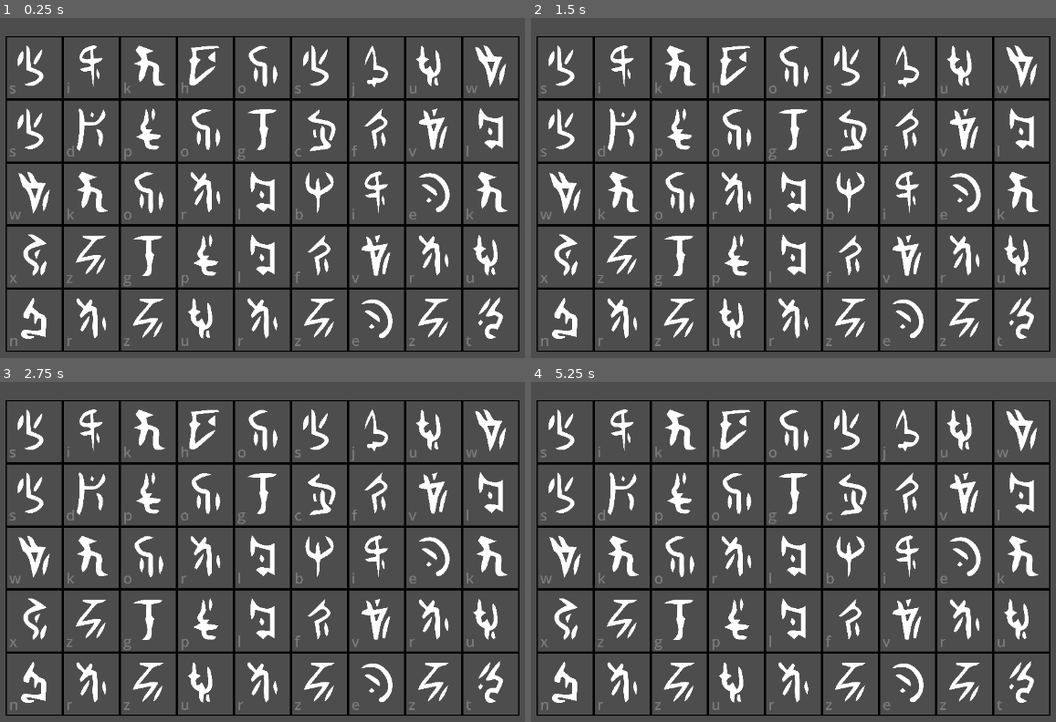
Above: before the commit, frames 1-4 (two rows, left to right).
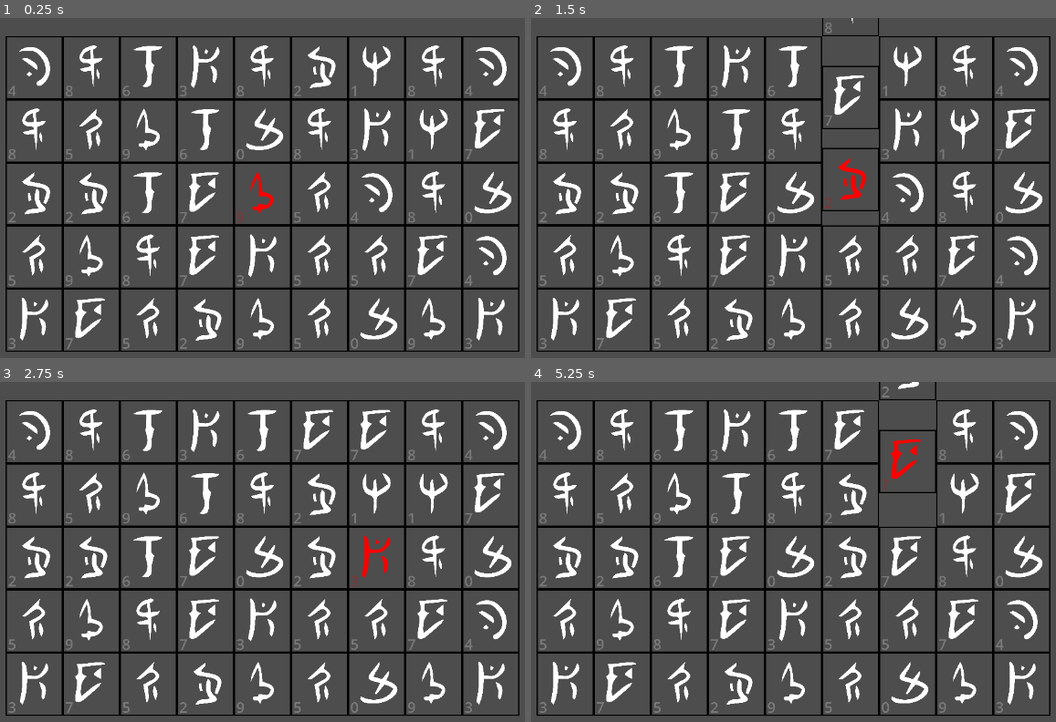
Above: after the commit, the same moments.

Repository: bjornarprytz/unsummon
Game: Godot game, scene res://main.tscn
Same seed, same stepped clock (60 frames per second), same inputs: the game is played once before the commit and once after it.
Inputs:
- Up to frame 1 (0.25 s): no input
- Up to frame 2 (1.5 s): tap Enter at 0.5, 0.6 s; hold Right 0.53-1.28 s; tap Space at 0.77, 1.07 s; tap Backspace at 0.8, 1.35 s; hold Down from 1.28 s (still down)
- Up to frame 3 (2.75 s): tap Space at 1.52, 1.55, 1.82, 2.1 s; release Down at 2.03 s; hold Right from 2.03 s (still down); tap Enter at 2.3 s
- Up to frame 4 (5.25 s): release Right at 2.78 s; hold Up 2.78-3.53 s; tap Enter at 2.85, 4.35, 5 s; tap Space at 3.02, 3.32, 3.77, 3.8, 4.07, 4.25, 4.52, 4.82 s; tap Backspace at 3.05, 3.6, 5.1 s; hold Left 3.53-5.03 s; hold Down from 5.03 s (still down)

The runs differ from the first frame. In frame 1, 14% of the frame differs, in the area x 1-98%, y 8-98%; in frame 2, 15%, in the area x 1-98%, y 0-98%; in frame 3, 14%; in frame 4, 14%.
Error before the commit: Invalid call. Nonexistent function 'is_valid' in base 'RefCounted (Spell)'. (res://data/player.gd:28)

Commit message:
move tiles

Diff:
--- a/src/data/language.gd
+++ b/src/data/language.gd
@@ -1,7 +1,7 @@
 class_name Language
 extends Resource
 
-static var _alphabet = ["a", "b", "c", "d", "e", "f", "g", "h", "i", "j", "k", "l", "m", "n", "o", "p", "q", "r", "s", "t", "u", "v", "w", "x", "y", "z"]
+static var _alphabet = ["a", "b", "c", "d", "e", "f", "g", "h", "i", "j"] # , "k", "l", "m", "n", "o", "p", "q", "r", "s", "t", "u", "v", "w", "x", "y", "z"]
 static var _vowels = ['a', 'e', 'i', 'o', 'u']
 static var _primes = [2, 3, 5, 7, 11, 13, 17, 19, 23, 29, 31, 37, 41, 43, 47, 53, 59, 61, 67, 71, 73, 79, 83, 89, 97, 101]
 static var _fibbonacci = [1, 1, 2, 3, 5, 8, 13, 21, 34]
@@ -103,14 +103,23 @@
 	return primalHarmony
 
 static func harmony(sequence: Array[int]) -> int:
-	return cardinal_harmony(sequence) * primal_harmony(sequence) * fibonacci_harmony(sequence)
+	var c = cardinal_harmony(sequence)
+	var p = primal_harmony(sequence)
+	var f = fibonacci_harmony(sequence)
+
+	print("Cardinal Harmony: ", c)
+	print("Primal Harmony: ", p)
+	print("Fibonacci Harmony: ", f)
+	return c * p * f
 
 class Glyph:
 	var _character: String
+	var _baseUnicode: int
 
 	func _init(character: String):
 		assert(character.length() == 1, "Glyph must be a single character")
-		_character = character
+		_character = character.to_lower()
+		_baseUnicode = Language._alphabet[0].unicode_at(0)
 
 	func get_char() -> String:
 		return _character
@@ -122,7 +131,7 @@
 		return Language.is_consonant(_character)
 
 	func cardinal() -> int:
-		return int(_character)
+		return (_character.unicode_at(0) - _baseUnicode)
 
 class Word:
 	var _w: Array[Glyph] = []
@@ -226,3 +235,9 @@
 			score *= anagrams.size()
 
 		return score
+
+	func is_valid() -> bool:
+		if _words.size() < 2:
+			return false
+
+		return true
--- a/src/data/player.gd
+++ b/src/data/player.gd
@@ -6,28 +6,33 @@
 var spells: Array[Language.Spell] = []
 
 var bindingPower: int = 0:
-    set(value):
-        if value == bindingPower:
-            return
+	set(value):
+		if value == bindingPower:
+			return
 
-        bindingPower = value
-        emit_changed()
+		bindingPower = value
+		emit_changed()
 
-func add_glyph(glyph: Language.Glyph):
-    currentWord.append([glyph])
+func add_glyph(glyph: Language.Glyph) -> int:
+	currentWord.append([glyph])
+
+	return currentWord.compute_harmony()
 
 func remove_glyph():
-    currentWord.pop_glyph()
+	currentWord.pop_glyph()
+
+	return currentWord.compute_harmony()
+
 
 func commit_word():
-    if currentWord.is_valid():
-        currentSpell.add_word(currentWord)
-        currentWord = Language.Word.new()
+	if currentWord.is_valid():
+		currentSpell.add_word(currentWord)
+		currentWord = Language.Word.new()
 
 func utter_spell():
-    if currentSpell.is_valid():
+	if currentSpell.is_valid():
 
-        bindingPower += currentSpell.compute_harmony()
+		bindingPower += currentSpell.compute_harmony()
 
-        spells.append(currentSpell)
-        currentSpell = Language.Spell.new()
+		spells.append(currentSpell)
+		currentSpell = Language.Spell.new()
--- a/src/main.gd
+++ b/src/main.gd
@@ -3,46 +3,77 @@
 
 @onready var map: Map = $Map
 
+var moves: Array[GlyphTile] = []
+
 var player: Player = Player.new()
 
 func _commit_word():
-    player.commit_word()
+	if moves.size() == 1:
+		push_warning("Cannot commit a single glyph")
+	player.commit_word()
+	var cursorCoords = moves[moves.size() - 1].coordinates
+	for glyph in moves:
+		map.remove_glyph(glyph.coordinates)
+	moves.clear()
+
+	map.tumble_glyphs()
+
+	var initialGlyph = map.get_glyph(cursorCoords)
+	moves.push_back(initialGlyph)
+	player.add_glyph(initialGlyph.get_glyph())
+	initialGlyph.modulate = Color(1, 0, 0)
 
 func _utter_spell():
-    player.utter_spell()
+	player.utter_spell()
 
 func _undo():
-    player.remove_glyph()
-    # TODO: Retrace the glyphs in the current word
+	if moves.size() == 1:
+		push_warning("Cannot undo any further")
+		return
 
-func _read(character: String):
-    assert(character.length() == 1, "Can only read 1 character at a time")
+	print(player.remove_glyph())
+	var cursor = moves[moves.size() - 1]
+	cursor.modulate = Color(1, 1, 1, 1)
+	moves.pop_back()
 
-    if !Language.is_letter(character):
-        return
+func _read(direction: Vector2i):
+	print("Reading in direction: ", direction)
+	var cursor = moves[moves.size() - 1]
+	var next = cursor.get_relative_glyph(direction)
 
-    var options: Array[GlyphTile] = []
+	if next in moves:
+		push_warning("Cannot move to the same glyph twice")
+		return
 
-    # TODO: Find all options (glyphs that match the character)
-
-    if options.size() == 1:
-        var targetGlyph = options[0]
-        # TODO: Move, and update player object
-        return
+	if next != null:
+		moves.push_back(next)
+		print(player.add_glyph(next.get_glyph()))
+		next.modulate = Color(1, 0, 0)
+	else:
+		push_warning("No glyph in that direction")
 
 func _ready() -> void:
-    # TODO: Set initial conditions for cursor
-    pass
+	var cursor = map.get_middle_glyph()
+	moves.push_back(cursor)
+	player.add_glyph(cursor.get_glyph())
+	cursor.modulate = Color(1, 0, 0)
+
+	pass
 
 func _unhandled_key_input(event: InputEvent) -> void:
-    if event is InputEventKey and event.pressed:
-        match event.keycode:
-            KEY_SPACE:
-                _commit_word()
-            KEY_ENTER:
-                _utter_spell()
-            KEY_BACKSPACE:
-                _undo()
-            _:
-                var val = char(event.keycode).to_lower()
-                _read(val)
+	if event is InputEventKey and event.pressed:
+		match event.keycode:
+			KEY_SPACE:
+				_commit_word()
+			KEY_ENTER:
+				_utter_spell()
+			KEY_BACKSPACE:
+				_undo()
+			KEY_UP, KEY_W:
+				_read(Vector2i.UP)
+			KEY_DOWN, KEY_S:
+				_read(Vector2i.DOWN)
+			KEY_LEFT, KEY_A:
+				_read(Vector2i.LEFT)
+			KEY_RIGHT, KEY_D:
+				_read(Vector2i.RIGHT)
--- a/src/systems/map/glyphTile.gd
+++ b/src/systems/map/glyphTile.gd
@@ -43,4 +43,4 @@
 
 func _update_glyph():
 	_glyph.text = "[center]%s" % character
-	_explanation.text = character
+	_explanation.text = "%d" % Language.Glyph.new(character).cardinal()
--- a/src/systems/map/glyph_tile.tscn
+++ b/src/systems/map/glyph_tile.tscn
@@ -34,12 +34,13 @@
 
 [node name="Explanation" type="RichTextLabel" parent="."]
 modulate = Color(1, 1, 1, 0.25098)
-offset_left = 6.0
-offset_top = 73.0
-offset_right = 806.0
-offset_bottom = 771.0
+offset_left = 4.0
+offset_top = 78.0
+offset_right = 1124.0
+offset_bottom = 776.0
 scale = Vector2(0.05, 0.05)
 theme = SubResource("Theme_h0c32")
+bbcode_enabled = true
 text = "a"
 fit_content = true
 scroll_active = false
--- a/src/systems/map/map.gd
+++ b/src/systems/map/map.gd
@@ -12,14 +12,56 @@
 	for y in range(height):
 		_glyph_lookup.append([])
 		for x in range(width):
-			var glyph = Create.glyphTile()
-
-			glyph.position = glyph.size * Vector2(x, y)
-			glyph.coordinates = Vector2(x, y)
-			glyph.map = self
-			glyphs.add_child(glyph)
+			var glyph = _create_glyph(x, y)
 
 			_glyph_lookup[y].append(glyph)
+
+func remove_glyph(coords: Vector2i) -> void:
+	var y = coords.y
+	var x = coords.x
+
+	if y < 0 or y >= height or x < 0 or x >= width:
+		return
+
+	var glyph = _glyph_lookup[y][x]
+	glyphs.remove_child(glyph)
+	_glyph_lookup[y][x] = null
+
+func cycle_glyphs(coords: Array[Vector2i]) -> void:
+	if coords.size() < 2:
+		return
+
+	var glyphsToCycle: Array[GlyphTile] = []
+
+	for i in range(coords.size()):
+		var coord = coords[i]
+		var glyph = self.get_glyph(coord)
+		assert(glyph != null, "Invalid coordinates")
+		glyphsToCycle.append(glyph)
+
+	for i in range(coords.size()):
+		var nextIndex = (i + 1) % coords.size()
+		var glyph = glyphsToCycle[i]
+		var targetCoord = coords[nextIndex]
+		_move_glyph(glyph, targetCoord)
+		_glyph_lookup[targetCoord.y][targetCoord.x] = glyph
+
+func tumble_glyphs() -> void:
+	for y in range(height - 1, -1, -1):
+		for x in range(width - 1, -1, -1):
+			if get_glyph(Vector2i(x, y)) == null:
+				# Find next glyph above and move it here
+				for i in range(y - 1, -1, -1):
+					var glyph = get_glyph(Vector2i(x, i))
+					if glyph != null:
+						_move_glyph(glyph, Vector2i(x, y))
+						_glyph_lookup[y][x] = glyph
+						_glyph_lookup[i][x] = null
+						break
+				# Otherwise, create a new one at the top
+				if get_glyph(Vector2i(x, y)) == null:
+					var newGlyph = _create_glyph(x, y)
+					newGlyph.position = Vector2(x, -(height + 1)) * newGlyph.size
 
 func get_glyph(coordinates: Vector2i) -> GlyphTile:
 	var y = coordinates.y
@@ -29,3 +71,25 @@
 		return null
 
 	return _glyph_lookup[y][x]
+
+func get_middle_glyph() -> GlyphTile:
+	return get_glyph(Vector2i(int(width / 2.0), int(height / 2.0)))
+
+func _move_glyph(glyph: GlyphTile, targetCoord: Vector2i):
+	var tween = create_tween()
+	tween.tween_property(glyph, "position", Vector2(targetCoord.x, targetCoord.y) * glyph.size, 0.5)
+	glyph.coordinates = targetCoord
+
+func _create_glyph(x: int, y: int) -> GlyphTile:
+	var glyph = Create.glyphTile()
+	glyph.position = glyph.size * Vector2(x, y)
+	glyph.coordinates = Vector2(x, y)
+	glyph.map = self
+	glyphs.add_child(glyph)
+	_move_glyph(glyph, Vector2i(x, y))
+	if _glyph_lookup[y].size() > x:
+		_glyph_lookup[y][x] = glyph
+	else:
+		_glyph_lookup[y].append(glyph)
+
+	return glyph
Not shown, changed: readme.md
